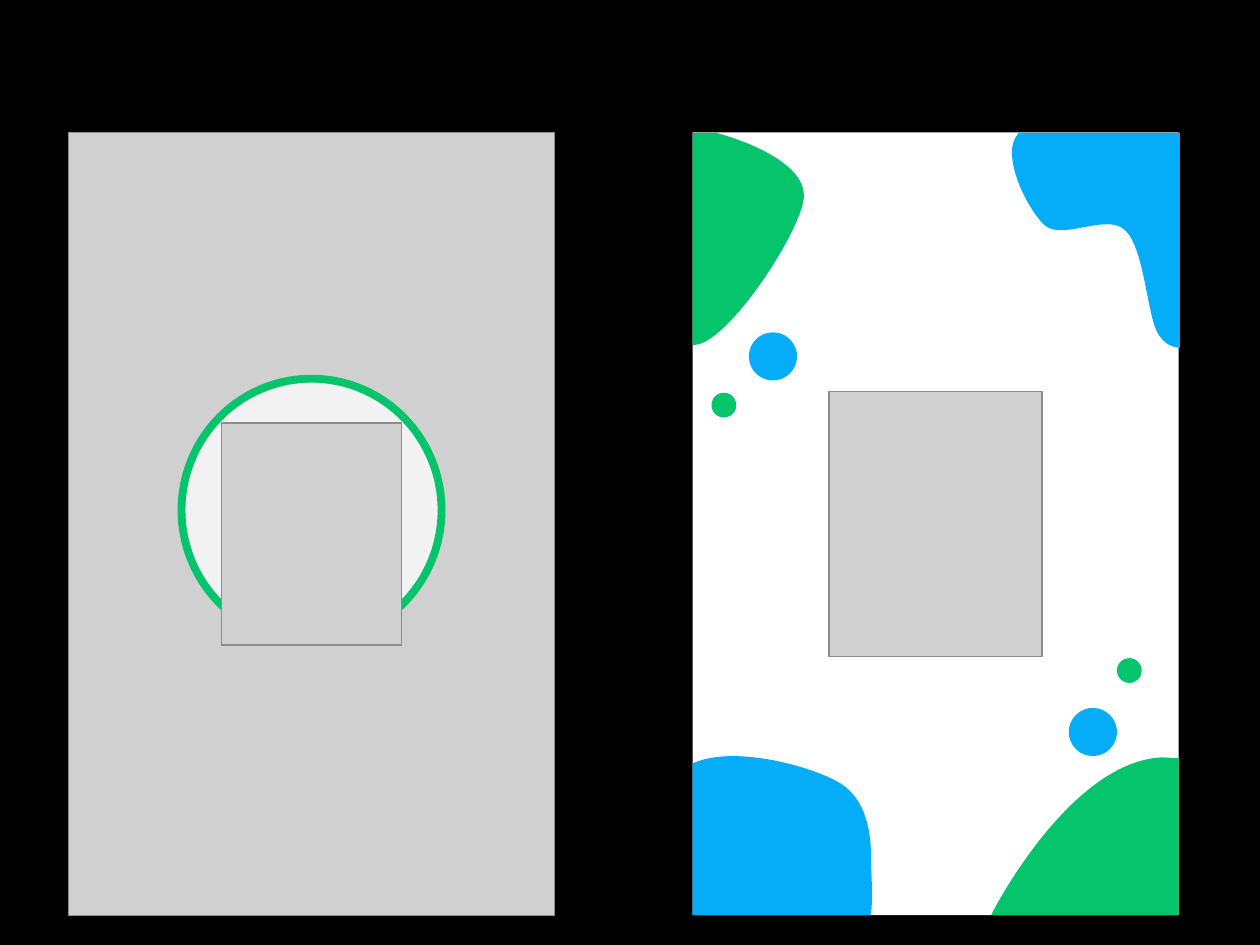
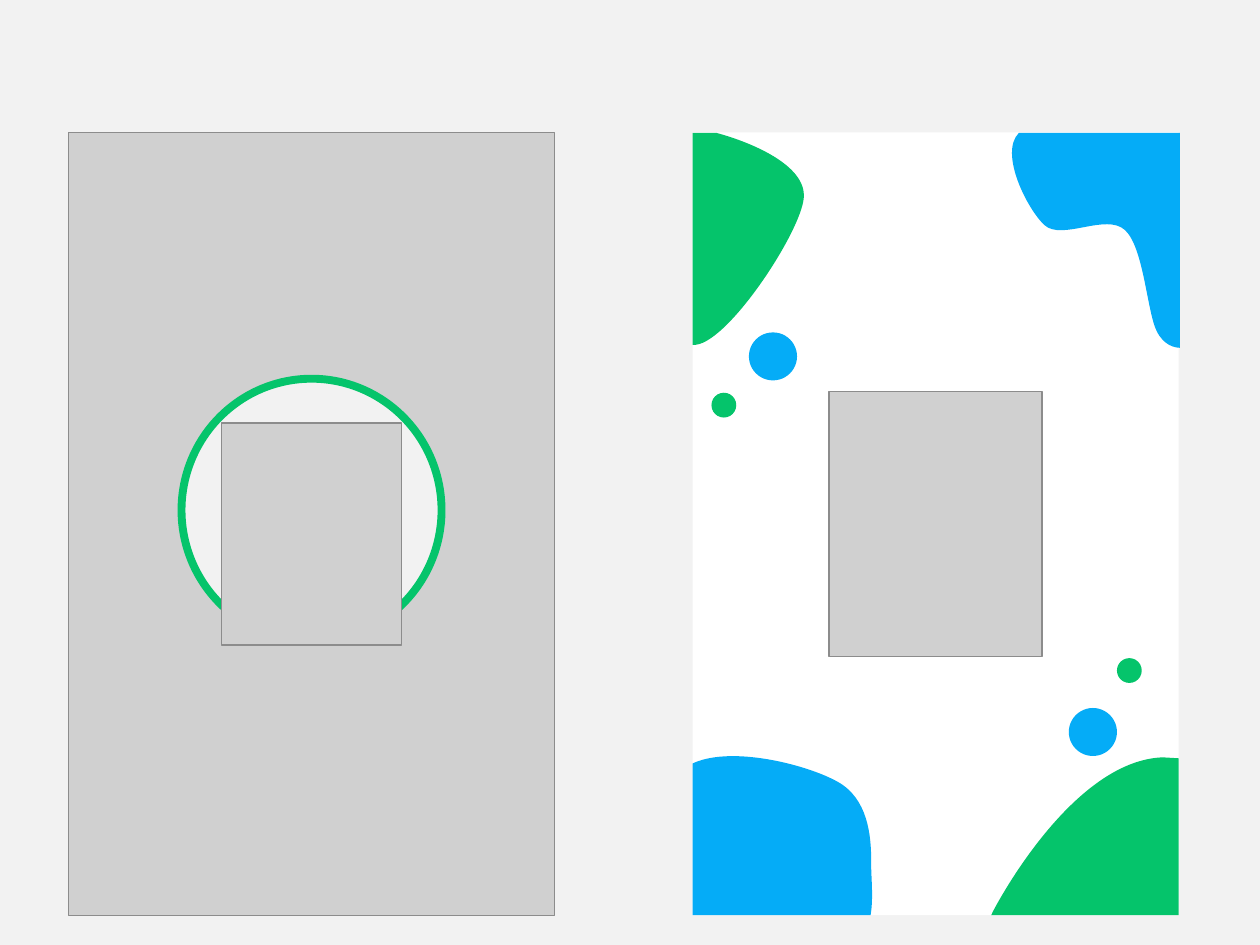
Before and after one commit to DudaElias/NewLife, a slide deck: slide 5 of design.pptx. Drawn at 1260x945 pixels with LibreOffice and Linux fonts; fonts in the diff are those of the drawing; grey boxes stand for pictures. Boxes give left, top, right and bottom in pixels: in the first picture for what was removed or moved away, otherwise in the second. Text is boxed around its words. In the diff, an @@ line names an element or a change of style, - is before the commit and + after.

```diff
--- a/design.pptx
+++ b/design.pptx
@@ background #000000 to #F2F2F2 @@
```
Also in this commit, not shown: 5 other slides changed, 6 slides added, 9 other files.
